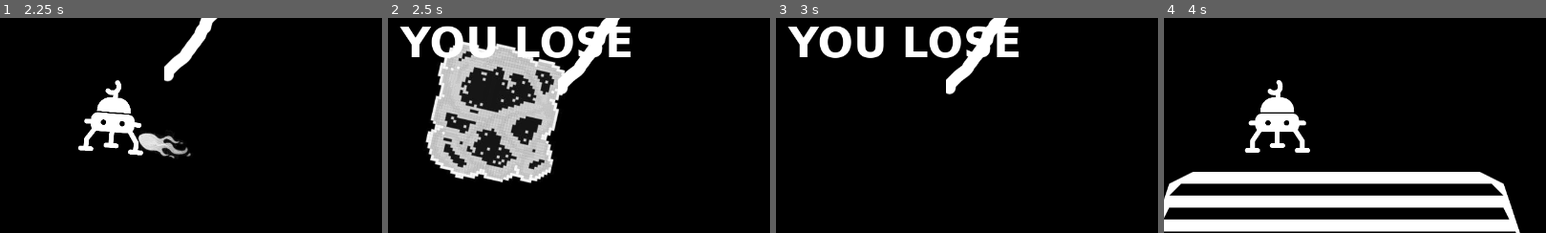
Above: before the commit, frames 1-4 (left to right).
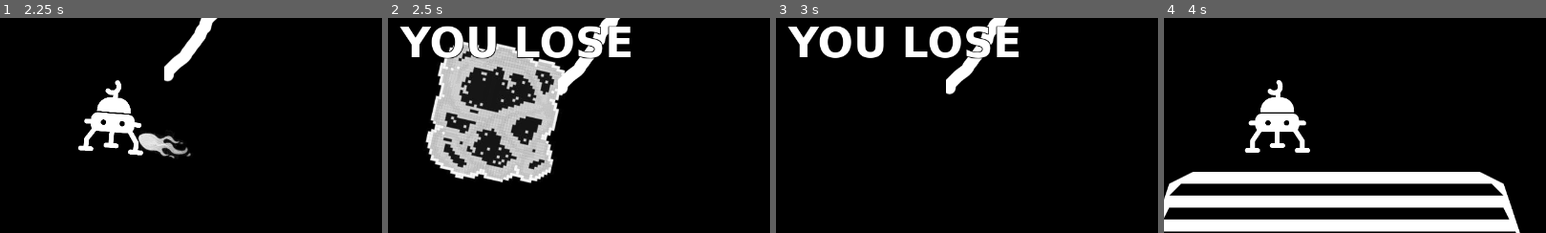
Above: after the commit, the same moments.

Repository: n1ay/LunarLander
Game: Godot game, scene res://World.tscn
Same seed, same stepped clock (60 frames per second), same inputs: the game is played once before the commit and once after it.
Inputs:
- Up to frame 1 (2.25 s): hold Up (ui_up) 0.53-2.03 s; hold Left (ui_left) from 2.03 s (still down)
- Up to frame 2 (2.5 s): keep holding Left (ui_left)
- Up to frame 3 (3 s): keep holding Left (ui_left)
- Up to frame 4 (4 s): keep holding Left (ui_left); tap Enter at 3.5 s
The pictures show only the part of the screen within x 35-85%, y 27-77%; the shares and areas given below are measured in that part.

Frame 1 is identical in both runs. In frame 2, 0.4% of the frame differs, in the area x 14-60%, y 3-20%; in frame 3, 0.1%; in frame 4, nothing differs.
Error before the commit: Error calling built-in function 'len': Object can't provide a length. (res://Ship.gd:215)
Error after the commit: Error calling built-in function 'len': Object can't provide a length. (res://Ship.gd:217)

Commit message:
Better transition between levels, fuel timer stop if game over already

Diff:
--- a/Level.gd
+++ b/Level.gd
@@ -17,6 +17,7 @@
 var LABEL_VISIBLE_TIME = 1.5
 
 var reset_level_timer
+var game_over
 
 func _ready():
 	begin_platform = $BeginPlatform
@@ -51,8 +52,9 @@
 	reset_level_timer.connect("timeout", self, "reset_variables")
 	reset_level_timer.one_shot = true
 
+	game_over = false
+
 	load_level1()
-	level_colliders[0].set_disabled(false)
 
 func present_label(text):
 	set_event_label_pos()
@@ -71,34 +73,47 @@
 	var ship_pos = ship.get_position()
 	event_label.set_position((Vector2(ship_pos.x - event_label.get_combined_minimum_size().x / 2, ship_pos.y - ship_sprite.texture.get_size().y / 3)))
 
+func disable_level_colliders():
+	for i in level_colliders:
+		i.set_disabled(true)
+
 func load_level1():
 	sprite.set_texture(preload("res://assets/level1.png"))
 	begin_platform.set_position(Vector2(-1900, 650))
 	end_platform.set_position(Vector2(700, 650))
+	disable_level_colliders()
+	level_colliders[0].set_disabled(false)
 	set_ship_starting_pos()
 
 func load_level2():
 	sprite.set_texture(preload("res://assets/level2.png"))
 	begin_platform.set_position(Vector2(-1850, 770))
 	end_platform.set_position(Vector2(1200, 800))
+	disable_level_colliders()
+	level_colliders[1].set_disabled(false)
 	set_ship_starting_pos()
 
 func load_level3():
 	sprite.set_texture(preload("res://assets/level3.png"))
 	begin_platform.set_position(Vector2(-1850, 770))
 	end_platform.set_position(Vector2(1400, 900))
+	disable_level_colliders()
+	level_colliders[2].set_disabled(false)
 	set_ship_starting_pos()
 
 func load_level4():
 	sprite.set_texture(preload("res://assets/level4.png"))
 	begin_platform.set_position(Vector2(-1875, 770))
 	end_platform.set_position(Vector2(-400, -180))
+	disable_level_colliders()
+	level_colliders[3].set_disabled(false)
 	set_ship_starting_pos()
 
-func freeze_ship():
+func freeze_ship(set_gravity=true):
 	ship.linear_velocity = Vector2(0, 0)
 	ship.angular_velocity = 0
-	ship.gravity_scale = 0
+	if set_gravity:
+		ship.gravity_scale = 0
 	ship.process = false
 	reset_level_timer.start(ship.RESET_PROCESS_DURATION)
 
@@ -111,11 +126,17 @@
 	ship.previous_velocity = Vector2(0, 0)
 	ship.collision_pos_lst = []
 	ship.gravity_scale = 1
-	set_ship_starting_pos()
+	if game_over:
+		set_ship_starting_pos()
+	else:
+		if (current_level + 1 < len(levels)):
+			current_level += 1
+			levels[current_level].call_func()
 	ship_sprite.show()
 	ship.crash_animation_playing = false
 	ship.crash_sound_playing = false
 	ship.reset_process()
+	game_over = false
 
 #func _process(delta):
 #	pass
@@ -124,14 +145,10 @@
 func _on_Ship_game_over():
 	print('boom')
 	present_label(game_over_label)
+	game_over = true
 	freeze_ship()
 
 func _on_Ship_level_completed():
 	print('gg easy')
-	level_colliders[current_level].set_disabled(true)
-	if (current_level + 1 < len(levels)):
-		current_level += 1
-		levels[current_level].call_func()
-	reset_variables()
-	level_colliders[current_level].set_disabled(false)
+	freeze_ship(false)
 	present_label(level_completed_label)
--- a/Ship.gd
+++ b/Ship.gd
@@ -59,7 +59,9 @@
 
 ## functions
 func _ready():
-	set_friction(FRICTION)
+	var physics_material = PhysicsMaterial.new()
+	physics_material.set_friction(FRICTION)
+	set_physics_material_override(physics_material)
 	end_collision_detected = false
 	end_platform = get_node("/root/World/LevelGenerator/Level/EndPlatform")
 	previous_velocity = ZERO_VECTOR
@@ -219,15 +221,18 @@
 					collision_min_y = i.y
 			if collision_min_y < CRITICAL_Y_POS:
 				emit_signal("game_over")
+				no_fuel_timer.stop()
 				on_crash()
 				return
 			elif previous_velocity.distance_to(ZERO_VECTOR) > CRITICAL_VELOCITY:
 				emit_signal("game_over")
+				no_fuel_timer.stop()
 				on_crash()
 				return
 
 		if (get_position() - end_platform.get_position()).distance_to(ZERO_VECTOR) >= MAX_END_PLATFORM_DISTANCE:
 			emit_signal("game_over")
+			no_fuel_timer.stop()
 			return
 
 		if fuel <= 0 and no_fuel_timer.is_stopped():
--- a/World.tscn
+++ b/World.tscn
@@ -77,6 +77,10 @@
 margin_bottom = 14.0
 size_flags_horizontal = 4
 custom_fonts/font = ExtResource( 7 )
+custom_colors/font_color = Color( 1, 1, 1, 1 )
+custom_colors/font_outline_modulate = Color( 0, 0, 0, 1 )
+custom_colors/font_color_shadow = Color( 0, 0, 0, 1 )
+custom_constants/shadow_as_outline = 1
 text = "GG EASY"
 uppercase = true
 [connection signal="fuel_update" from="Ship" to="Ship/Camera2D/CanvasLayer/Control/FuelBar" method="_on_Ship_fuel_update"]
